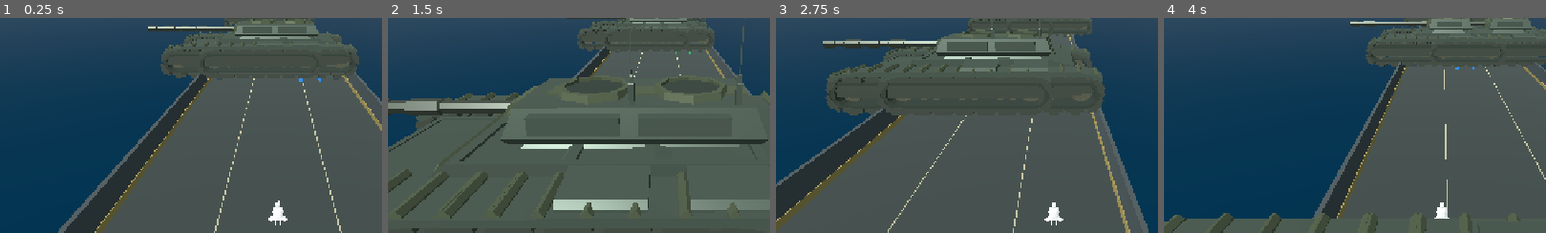
Above: before the commit, frames 1-4 (left to right).
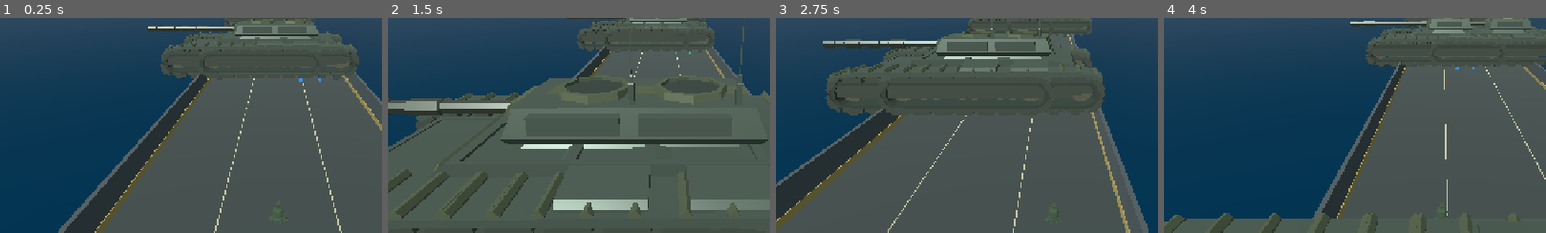
Above: after the commit, the same moments.

Repository: alshwqazf70-svg/last-command-android
Game: Godot game, scene res://scenes/convoy_run.tscn
Two runs of this game, one before a commit and one after it. Both use one fixed random seed, a clock stepped at 60 frames per second and the inputs below. This scene is started directly instead of the project's main scene.
Inputs (mouse positions are % of the whole screen's width and height, from its top left):
- Up to frame 1 (0.25 s): no input
- Up to frame 2 (1.5 s): tap Enter (ui_accept) at 0.5, 0.77 s; move the mouse to (72, 45) at 0.52 s; hold Right (ui_right) 0.53-1.25 s; click (72, 45) at 0.67 s; drag from (30, 55) to (45, 70) at 1.27 s
- Up to frame 3 (2.75 s): move the mouse to (60, 28) at 2.02 s; hold Right (ui_right) from 2.03 s (still down)
- Up to frame 4 (4 s): release Right (ui_right) at 2.75 s; drag from (45, 70) to (20, 35) at 2.77 s; move the mouse to (80, 65) at 3.52 s; hold Left (ui_left) from 3.53 s (still down); tap Enter (ui_accept) at 3.77 s
The pictures show only the part of the screen within x 14-64%, y 28-78%; the shares and areas given below are measured in that part.

The runs differ from the first frame. In frame 1, 0.3% of the frame differs, in the area x 70-76%, y 84-97%; in frame 2, nothing differs; in frame 3, 0.2%; in frame 4, 0.2%.

Commit message:
Apply consistent soldier surface in convoy mode

Diff:
--- a/project/scripts/convoy_run.gd
+++ b/project/scripts/convoy_run.gd
@@ -162,11 +162,21 @@
 			instance.name = "AnimatedSquadLeader"
 			instance.scale = Vector3.ONE * 0.9
 			instance.position = Vector3.ZERO
+			_apply_soldier_surface(instance)
 			soldier_animator = instance.find_child("AnimationPlayer", true, false) as AnimationPlayer
 			_play_soldier_animation("idle")
 			return instance
 	push_warning("Soldier GLB could not be loaded; using procedural fallback.")
 	return _make_soldier(Color(0.22, 0.34, 0.27), 1.0)
+
+func _apply_soldier_surface(root: Node) -> void:
+	var uniform := StandardMaterial3D.new()
+	uniform.albedo_color = Color(0.25, 0.34, 0.25)
+	uniform.roughness = 0.94
+	for child in root.find_children("*", "MeshInstance3D", true, false):
+		var mesh_node := child as MeshInstance3D
+		if mesh_node != null:
+			mesh_node.material_override = uniform
 
 func _play_soldier_animation(preferred_name: String) -> void:
 	if soldier_animator == null:
